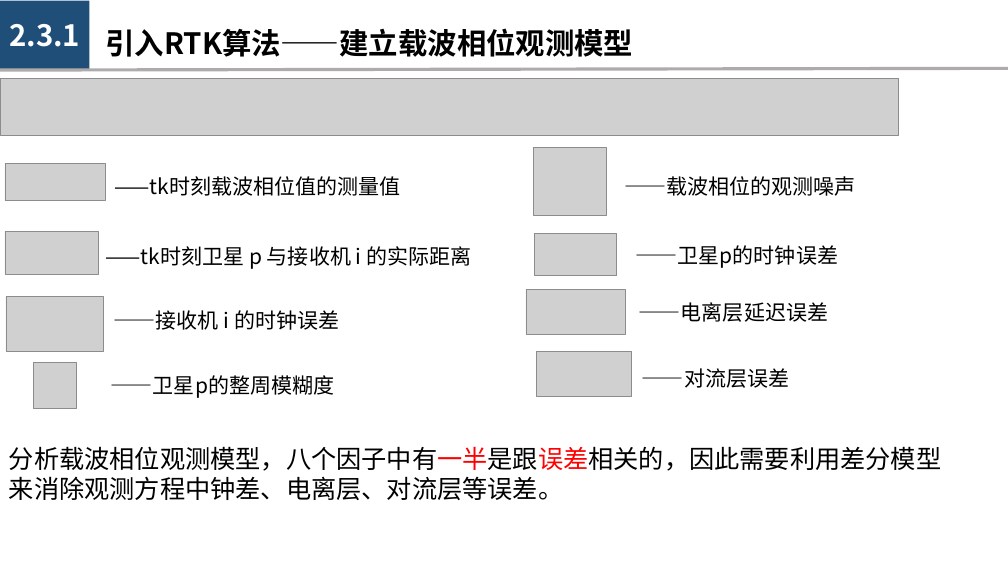
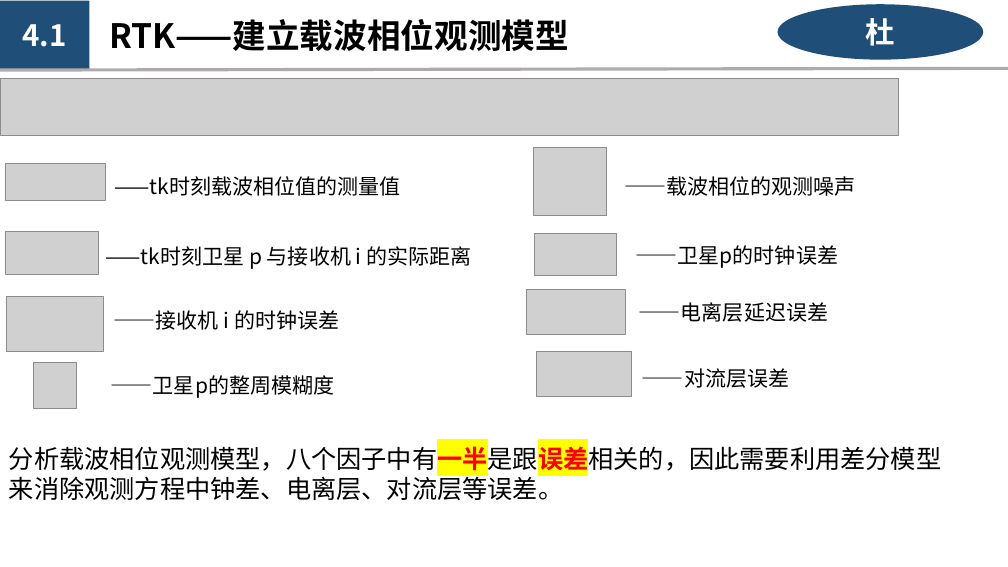
Before and after one commit to kashima19960/ppt-summary, a slide deck: slide 12 of summary/lastest_version/室外定位—项目计划汇报.pptx (slide 14 before the commit). Drawn at 1008x567 pixels with LibreOffice and Linux fonts; fonts in the diff are those of the drawing; grey boxes stand for pictures. Boxes give left, top, right and bottom in pixels: in the first picture for what was removed or moved away, otherwise in the second. Text is boxed around its words. In the diff, an @@ line names an element or a change of style, - is before the commit and + after.

```diff
--- a/summary/lastest_version/室外定位—项目计划汇报.pptx
+++ b/summary/lastest_version/室外定位—项目计划汇报.pptx
@@ text in rectangle at (x1=23, y1=24, x2=67, y2=47): text changed @@
-2.3.1
+4.1
@@ text at (x1=109, y1=19, x2=569, y2=51): text changed; size 28 to 32 pt @@
-引入RTK算法——建立载波相位观测模型
+RTK——建立载波相位观测模型
@@ ellipse added at (x1=777, y1=5, x2=983, y2=60), fill #1F4E79, 28 pt, text #FFFFFF, bold @@
+杜
@@ text "分析载波相位观测模型，八个因子中有一半是跟误差相关的，因此需要利用差分模型来消除观测方程中钟差、电离层、对流层等误差。" at (x1=9, y1=442, x2=941, y2=500): highlight none to #FFFF00, bold on in "分析载波相位观测模型，八个因子中有一半是跟误差相关的，因此需要利用差分模型来消除观测方程中钟差、电离层、对流层等误差。" @@
```
Also in this commit, not shown: 8 other slides changed, 7 slides added, 10 slides removed, 1 other file.
